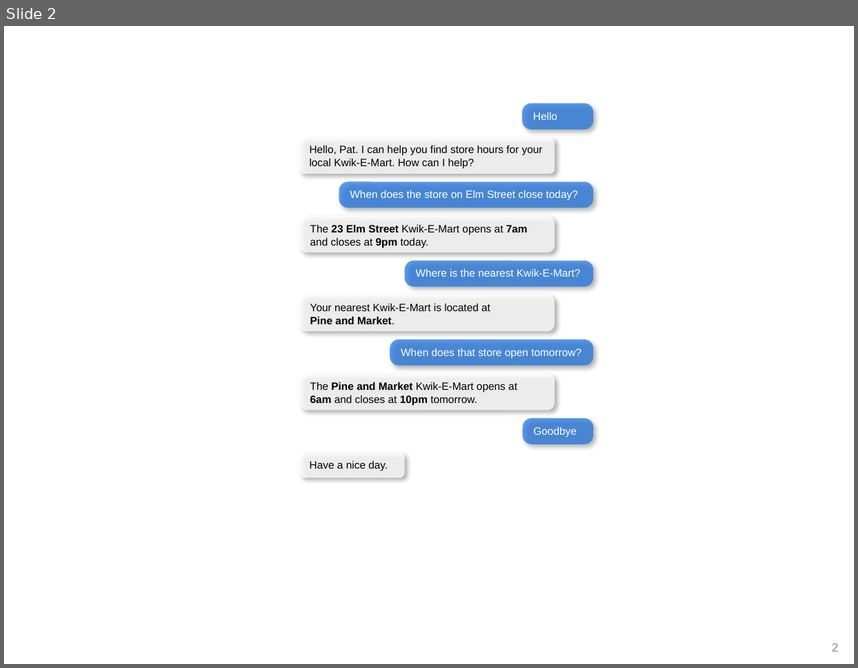
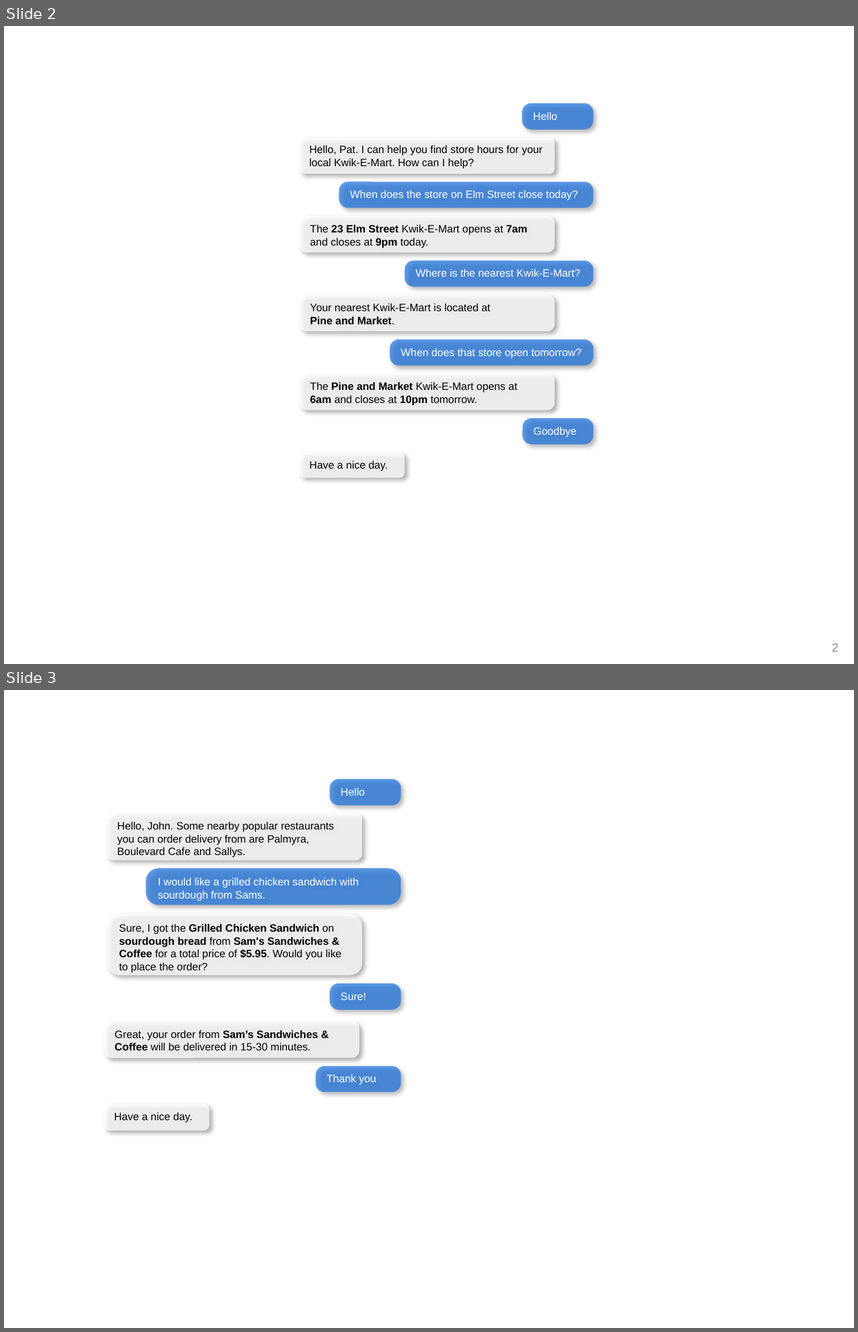
Before and after one commit to cisco/mindmeld, a slide deck: docs/source/images/images.pptx. Shown one above the other, each under a label of ours: slide 2 before the commit, slides 2 and 3 after it. The pictures are 858x668 and 858x1332 pixels, drawn with LibreOffice and Linux fonts; fonts in the diff are those of the drawing. Boxes give left, top, right and bottom in pixels: in the first picture for what was removed or moved away, otherwise in the second. Text is boxed around its words. In the diff, an @@ line names an element or a change of style, - is before the commit and + after.

```diff
--- a/docs/source/images/images.pptx
+++ b/docs/source/images/images.pptx
@@ slide 3 added at [4, 690, 854, 1328], background #FFFFFF @@
@@ rounded rectangle added at [330, 779, 401, 806], fill #1C73E1 at 71% opacity, 9 pt, text #FFFFFF @@
+Hello
@@ rounded rectangle added at [107, 814, 362, 860], fill #FFFFFF at 76% opacity, 9 pt, text #000000 @@
+Hello, John. Some nearby popular restaurants you can order delivery from are Palmyra, Boulevard Cafe and Sallys.
@@ rounded rectangle added at [146, 869, 401, 905], fill #1C73E1 at 71% opacity, 9 pt, text #FFFFFF @@
+I would like a grilled chicken sandwich with sourdough from Sams.
@@ rounded rectangle added at [107, 914, 362, 975], fill #FFFFFF at 76% opacity, 9 pt, text #000000 @@
+Sure, I got the Grilled Chicken Sandwich on sourdough bread from Sam's Sandwiches & Coffee for a total price of $5.95. Would you like to place the order?
@@ rounded rectangle added at [330, 983, 401, 1009], fill #1C73E1 at 71% opacity, 9 pt, text #FFFFFF @@
+Sure!
@@ rounded rectangle added at [104, 1021, 359, 1058], fill #FFFFFF at 76% opacity, 9 pt, text #000000 @@
+Great, your order from Sam’s Sandwiches & Coffee will be delivered in 15-30 minutes.
@@ rounded rectangle added at [316, 1066, 401, 1092], fill #1C73E1 at 71% opacity, 9 pt, text #FFFFFF @@
+Thank you
@@ rounded rectangle added at [104, 1104, 210, 1130], fill #FFFFFF at 76% opacity, 9 pt, text #000000 @@
+Have a nice day.
```
Also in this commit, not shown: 1 slide changed, 5 other slides added, 5 other files.
